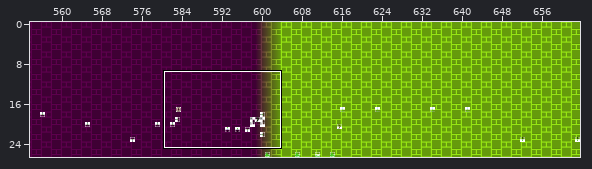
Tiled map -- levels/chr_data/tmx/baseafterbase.tmx. The first picture is a wide view before the edit; the outline marks the close-up.
Close-up. Before the edit:
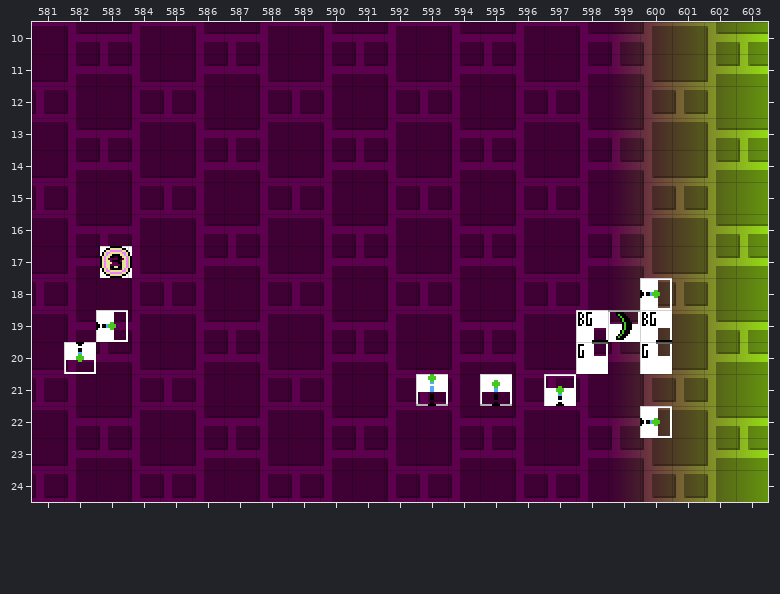
Cells are 16x16 px. Shown: x 581..603, y 10..24. The commit also changed other parts of the map, which this record leaves out. Not drawn, because the pictures are missing: unchanged layer "Layer 2".
Now the later version:
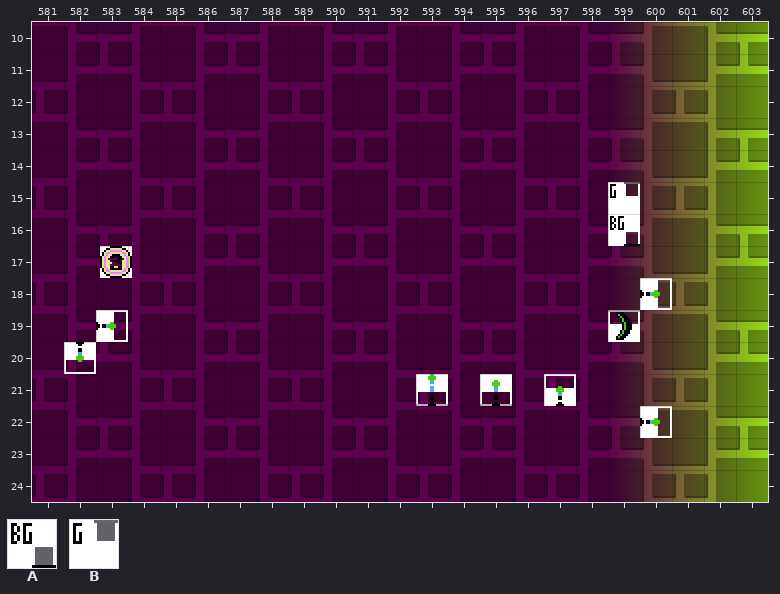
Key: from "sprites": A 256 "BG colour trigger", B 257 "Ground colour trigger".
Objects are placed by their top-left corner, in cells (3,4 is the top-left corner of cell 3,4); size is 1x1 cell unless given.
Diff:
Layer "SP":
A new object: B "Ground colour trigger" at 599,15.
A new object: A "BG colour trigger" at 599,16.
Object A "BG colour trigger" at 598,19 is removed.
Object A "BG colour trigger" at 600,19 is removed.
Object B "Ground colour trigger" at 598,20 is removed.
Object B "Ground colour trigger" at 600,20 is removed.
